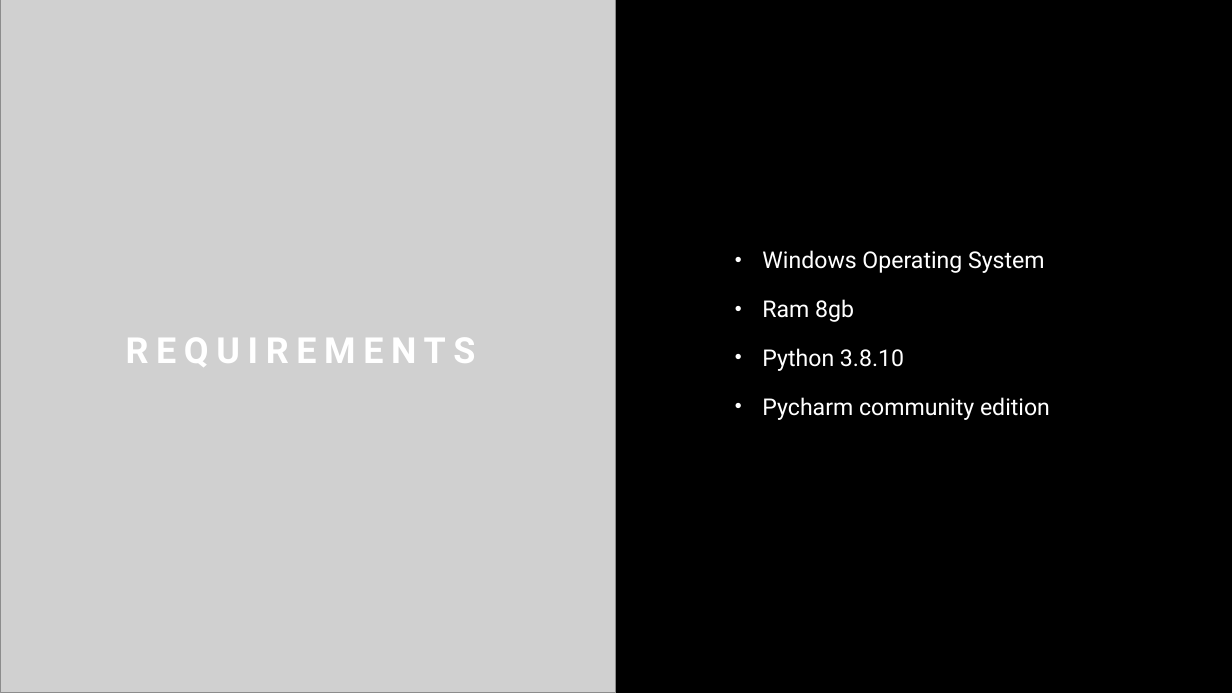
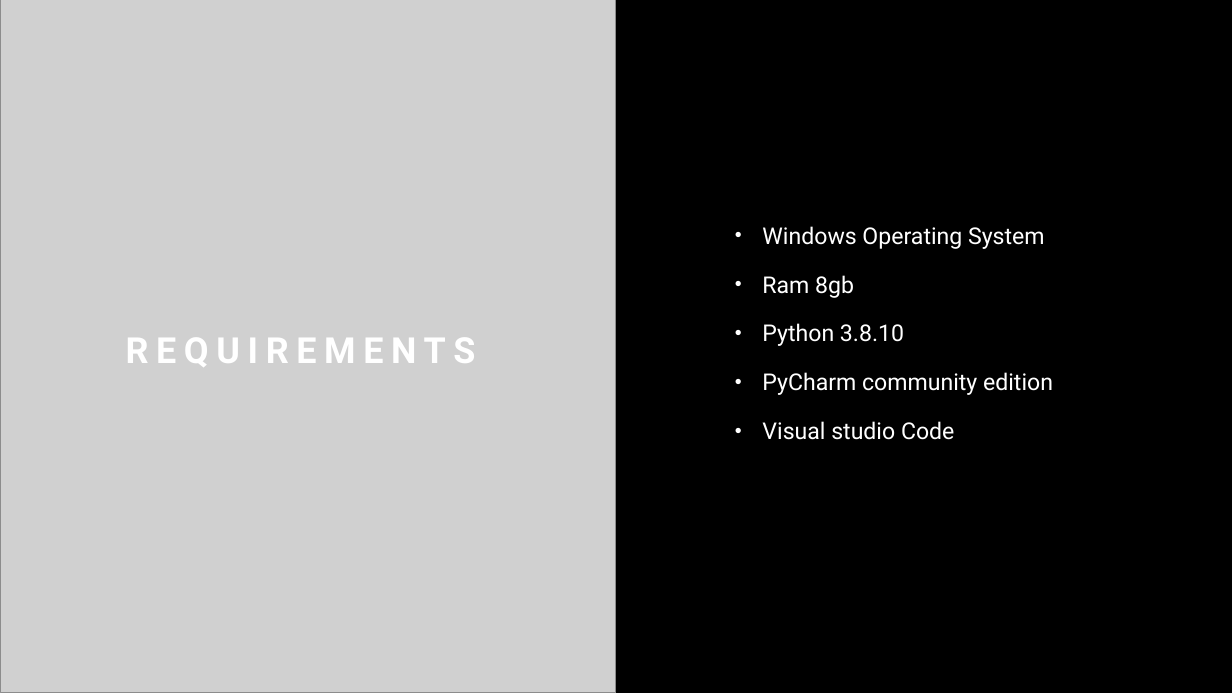
Before and after one commit to jennymeshaiah09/Projects, a slide deck: slide 4 of Student registration system/Student Registration Management System.pptx (slide 6 before the commit). Drawn at 1232x693 pixels with LibreOffice and Linux fonts; fonts in the diff are those of the drawing; grey boxes stand for pictures. Boxes give left, top, right and bottom in pixels: in the first picture for what was removed or moved away, otherwise in the second. Text is boxed around its words. In the diff, an @@ line names an element or a change of style, - is before the commit and + after.

```diff
--- a/Student registration system/Student Registration Management System.pptx
+++ b/Student registration system/Student Registration Management System.pptx
@@ text at (762,372,1053,440): text changed @@
-• Pycharm community edition
+• PyCharm community edition
+• Visual studio Code
```
Also in this commit, not shown: 8 slides added.
